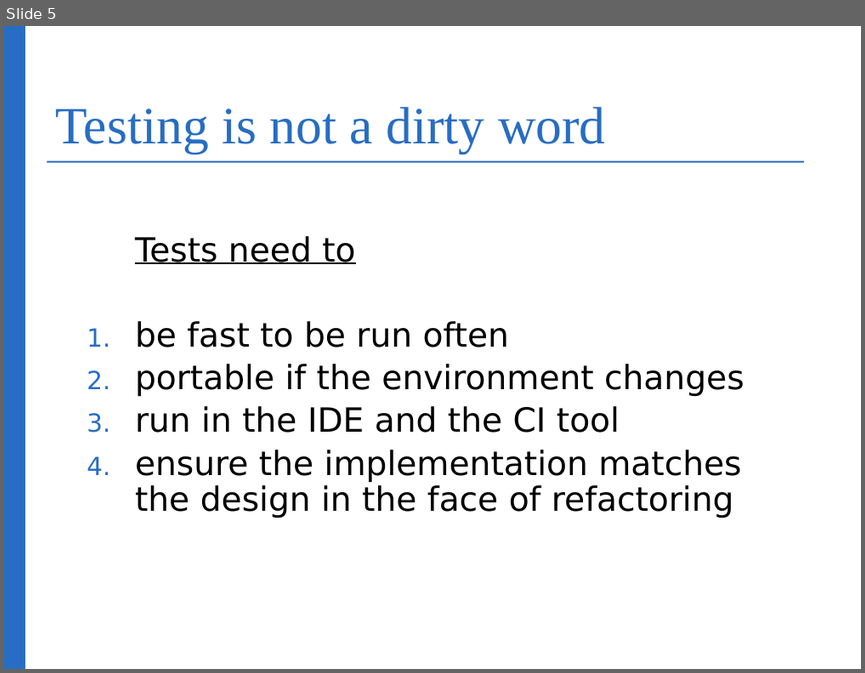
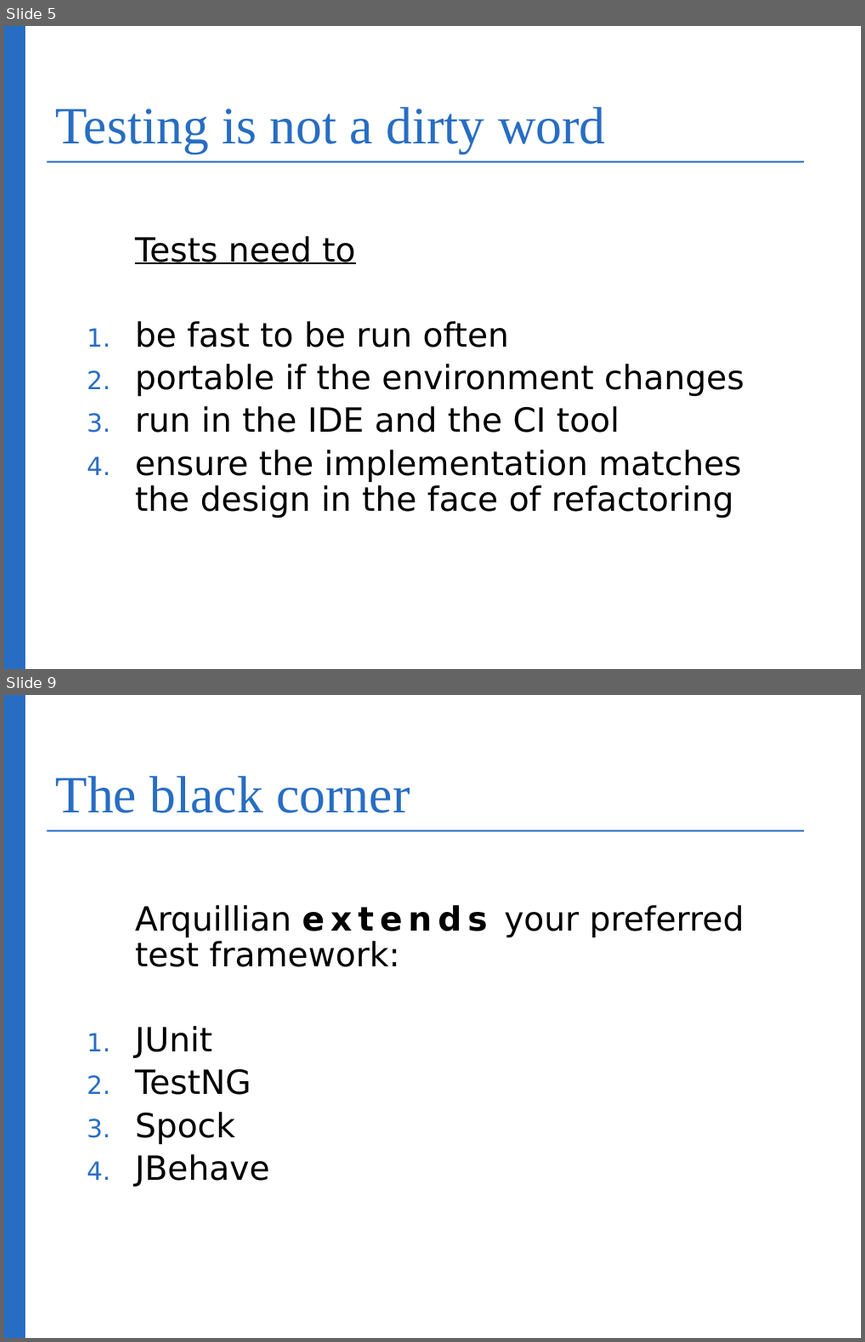
Before and after one commit to bognolo/workspace-arquillian-talk, a slide deck: IntroductionToArquillian.odp. Shown one above the other, each under a label of ours: slide 5 before the commit, slides 5 and 9 after it; the slides between them are not shown. The pictures are 865x673 and 865x1342 pixels, drawn with LibreOffice and Linux fonts; fonts in the diff are those of the drawing; background and template pictures are left out. Boxes give left, top, right and bottom in pixels: in the first picture for what was removed or moved away, otherwise in the second. Text is boxed around its words. In the diff, an @@ line names an element or a change of style, - is before the commit and + after.

```diff
--- a/IntroductionToArquillian.odp
+++ b/IntroductionToArquillian.odp
@@ slide 9 added at (4,695,861,1338), background #FFFFFF; not listed: 4 template elements that a slide beside it also shows @@
@@ title added at (55,776,409,813), 44 pt, text #276DC3 @@
+The black corner
@@ text added at (135,905,744,1186), 28 pt, text #000000 @@
+Arquillian extends your preferred test framework:
+1. JUnit
+2. TestNG
+3. Spock
+4. JBehave
```
Also in this commit, not shown: 3 slides changed, 12 other slides added, 1 slide removed.
